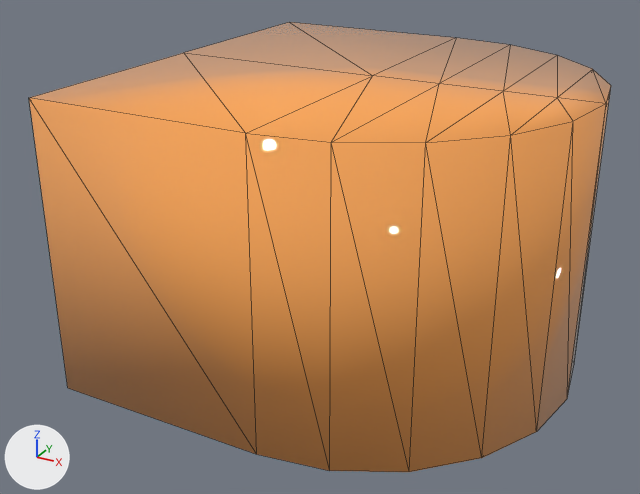
The glTF model 01_client/models/AND.glb: old version first, new version second.
Rendered twice from a 50 mm camera at (2.47, -5.17, 3.29) aimed at (-0.25, -0.23, 0.82). Arrows for +X, +Y and +Z are at lower left; the lights stay in place. The picture after the commit comes second. Mesh edges are drawn as thin lines. Vertices at exactly the same position are counted once.

In view in the first picture: '4'.
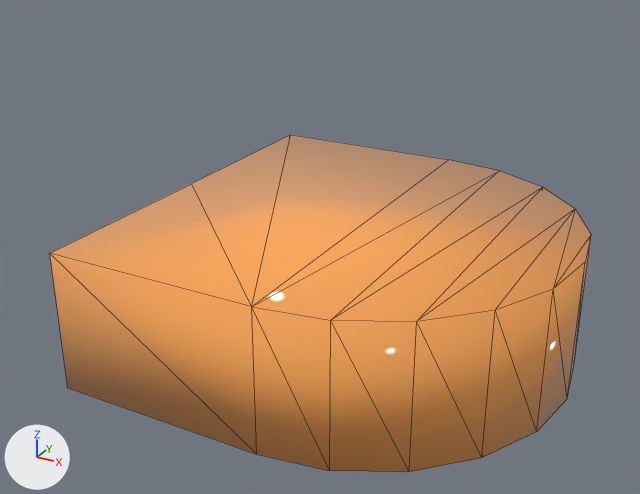
Boxes [x1, y1, x2, y2] around the edits, measured in the pictures (640 x 494 px):
```json
{"object": "4", "change": "reshaped", "before": [29, 22, 611, 472], "after": [50, 135, 591, 472], "on screen": "7% narrower, 25% shorter"}
```

Scene script edits in JSON lines:
```json
{"block": "me_cube_006", "where": "# used by ob_4; location = (0.0, 0.0, 0.0)"}
{"op": "remove", "block": "me_cube_006", "code": "me_cube_006.from_pydata(...)  # 36 vertices, 68 faces; spans x -1.5..1.5, y -1.5..1.5, z 0.0..2.0"}
{"op": "add", "block": "me_cube_006", "code": "me_cube_006.from_pydata(...)  # 32 vertices, 60 faces; spans x -1.5..1.5, y -1.5..1.5, z 0.0..1.0"}
{"block": "me_cube_006", "change": "me_cube_006 part 1"}
{"block": "me_cube_006", "change": "18 vertices are removed from x -1.5..1.5, y -1.5..1.5, z 2.0"}
{"block": "me_cube_006", "change": "48 faces are deleted"}
{"block": "me_cube_006", "change": "14 new vertices lie (0.0, 0.0, 1.0) away from vertices in x -1.5..1.5, y -1.5..1.5, z 0.0"}
{"block": "me_cube_006", "change": "40 new faces join them"}
```
